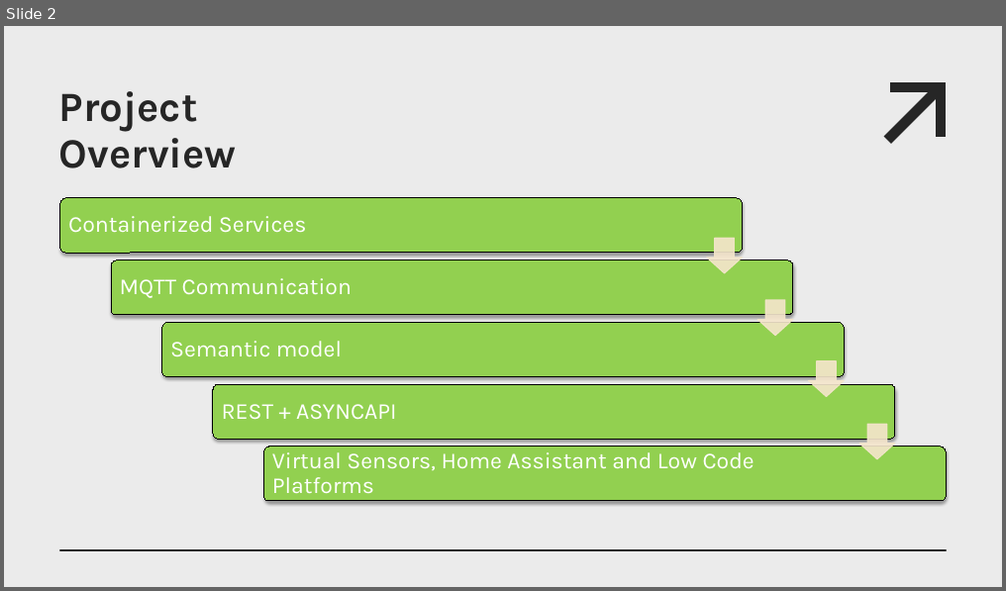
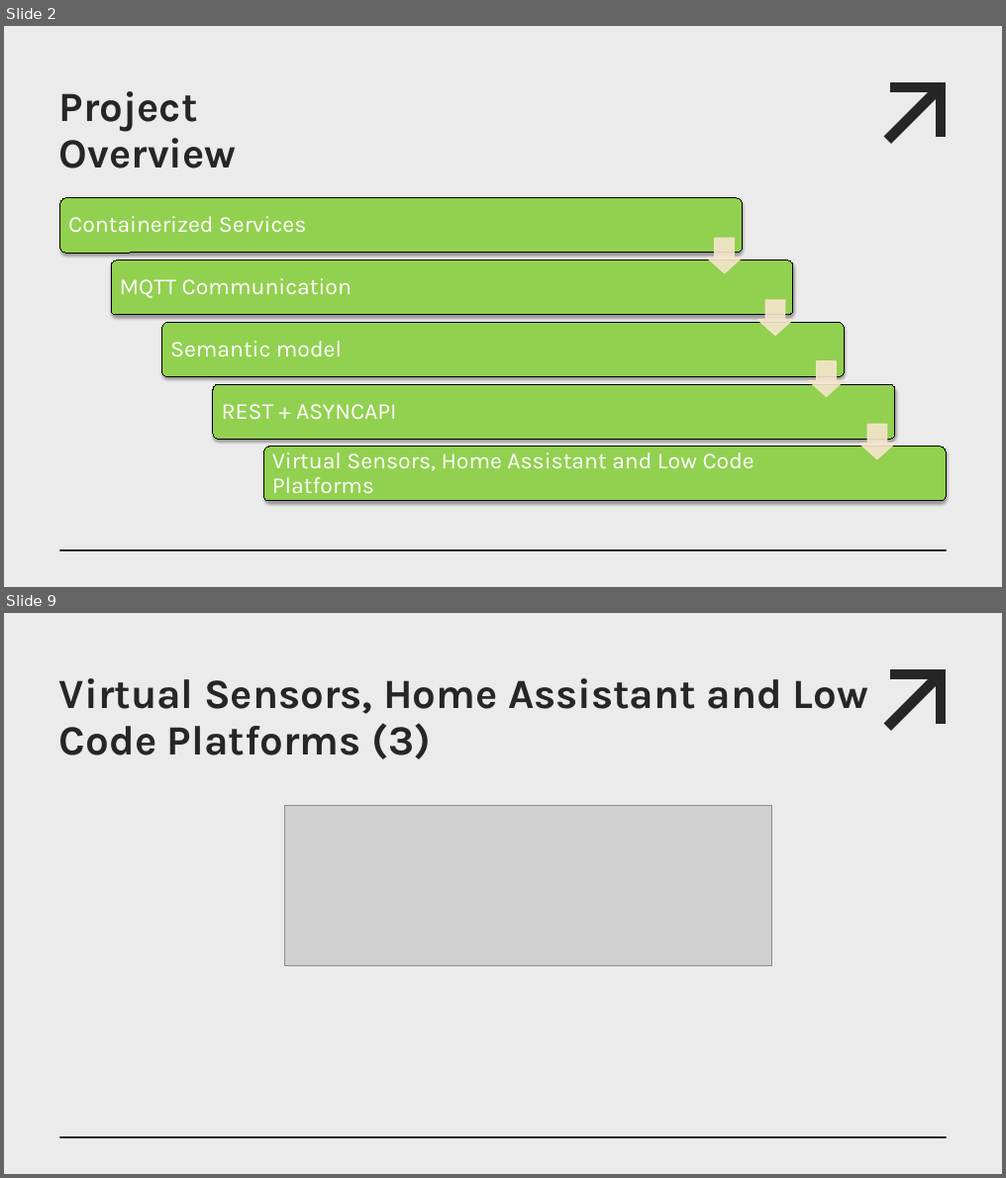
Before and after one commit to jimfil/smartWasteBinProject, a slide deck: presentation/team05_presentation.pptx. Shown one above the other, each under a label of ours: slide 2 before the commit, slides 2 and 9 after it; the slides between them are not shown. The pictures are 1006x591 and 1006x1178 pixels, drawn with LibreOffice and Linux fonts; fonts in the diff are those of the drawing; grey boxes stand for pictures. Boxes give left, top, right and bottom in pixels: in the first picture for what was removed or moved away, otherwise in the second. Text is boxed around its words. In the diff, an @@ line names an element or a change of style, - is before the commit and + after.

```diff
--- a/presentation/team05_presentation.pptx
+++ b/presentation/team05_presentation.pptx
@@ slide 9 added at [4,613,1002,1174], background #EBEBEB; not listed: 5 template elements that a slide beside it also shows @@
@@ title added at [59,678,868,760], 40 pt, text #262626, bold @@
+Virtual Sensors, Home Assistant and Low Code Platforms (3)
@@ picture added at [285,805,771,965] @@
```
Also in this commit, not shown: 5 slides changed, 2 other slides added, 1 slide removed.
